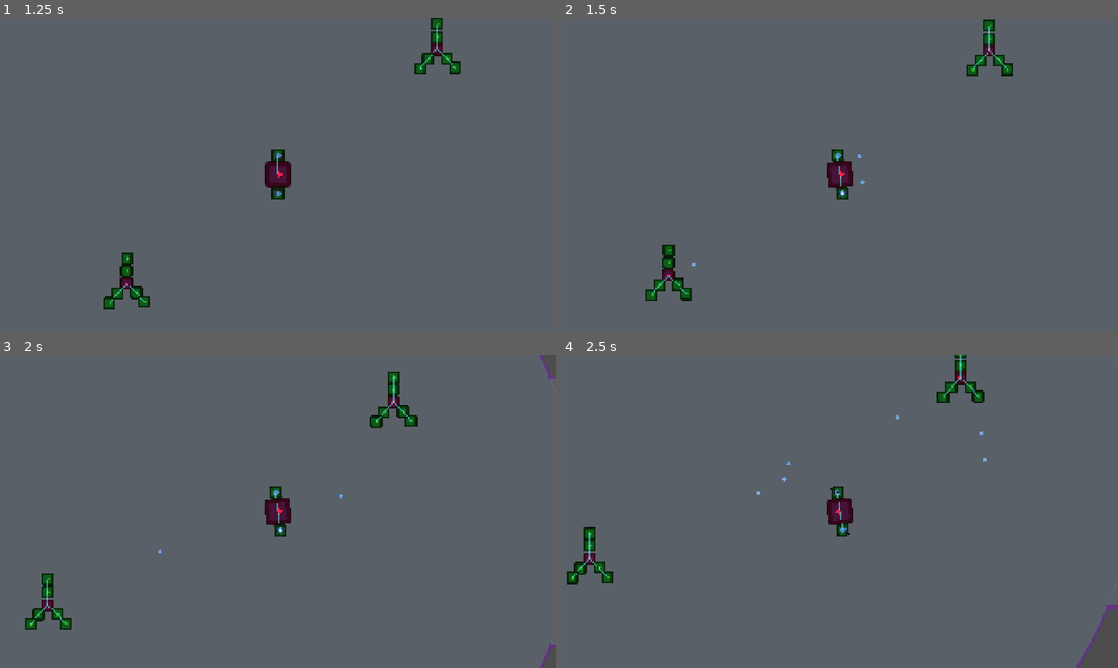
Above: before the commit, frames 1-4 (two rows, left to right).
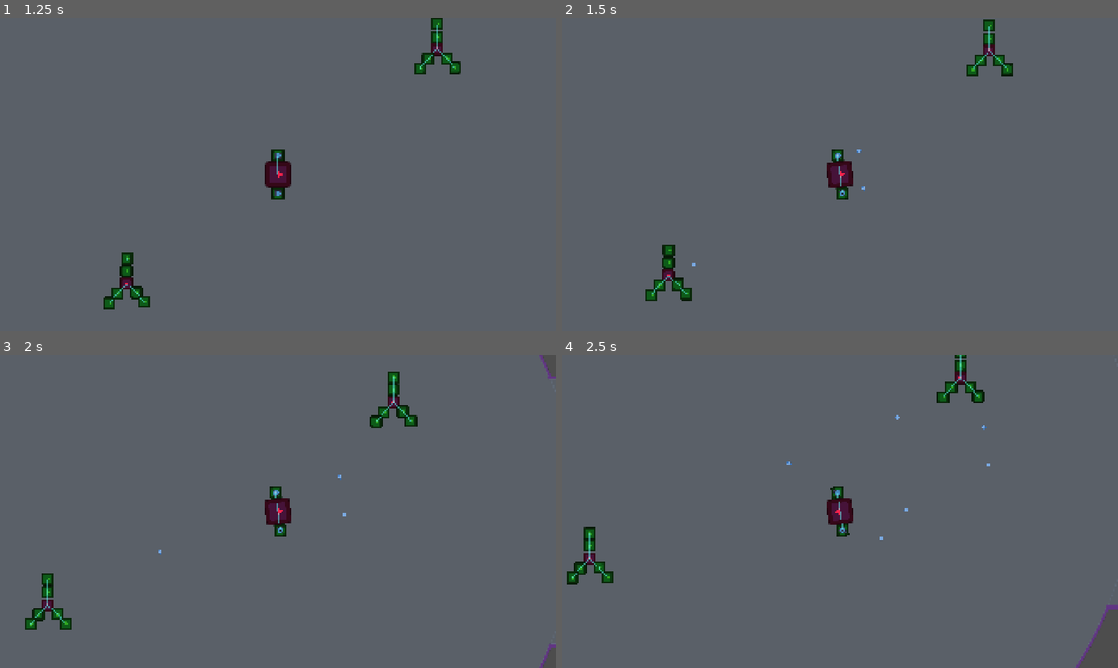
Above: after the commit, the same moments.

Repository: gerep/godot-wild-jam
Game: Godot game, scene res://game/game.tscn
Two runs of this game, one before a commit and one after it. Both use one fixed random seed, a clock stepped at 60 frames per second and the inputs below. The engine's default icon, where the game draws it, is replaced by a stand-in: a white triangle on a blue panel in a dark square.
Inputs (mouse positions are in pixels of both pictures, inside the frame that each line leads up to):
- Up to frame 1 (1.25 s): click "Play" at 0.5 s
- Up to frame 2 (1.5 s): move the mouse to (962, 158) at 1.27 s; press the mouse at (962, 158) at 1.28 s; hold D (move_right) from 1.28 s (still down)
- Up to frame 3 (2 s): keep holding D (move_right)
- Up to frame 4 (2.5 s): move the mouse to (728, 527) at 2.02 s; release D (move_right) at 2.03 s; release the mouse at (728, 527) at 2.03 s; hold S (move_down) from 2.03 s (still down); click (728, 527) at 2.1 s

Frame 1 is identical in both runs. In frame 2, less than 0.1% of the frame differs, in the area x 49-55%, y 42-58%; in frame 3, less than 0.1%; in frame 4, less than 0.1%, in the area x 35-77%, y 22-60%.

Commit message:
Make player's turret shoot straight

Diff:
--- a/game/ship_skeleton/cell_modifications/base_player_turret.gd
+++ b/game/ship_skeleton/cell_modifications/base_player_turret.gd
@@ -6,9 +6,12 @@
 
 func _unhandled_input(event: InputEvent) -> void:
 	if event.is_action_pressed(&"shoot"):
-		var direction := shooting_pos.global_position.direction_to(get_global_mouse_position())
+		# NOTE. For player will shot straight for now. For AI perhaps could rotate turrets.
+		#var direction := shooting_pos.global_position.direction_to(get_global_mouse_position())
+		var direction := Vector2.RIGHT.rotated(global_rotation)
 		# HACK. Owner will be ship skeleton. But we need owner of ship skeleton.
 		Projectile.create(owner.owner, shooting_pos.global_position, direction, Projectiles.SIMPLE_BULLET)
 
-	if event is InputEventMouseMotion:
-		look_at(get_global_mouse_position())
+	# NOTE. Disable turrent rotation for now.
+	#if event is InputEventMouseMotion:
+		#look_at(get_global_mouse_position())
